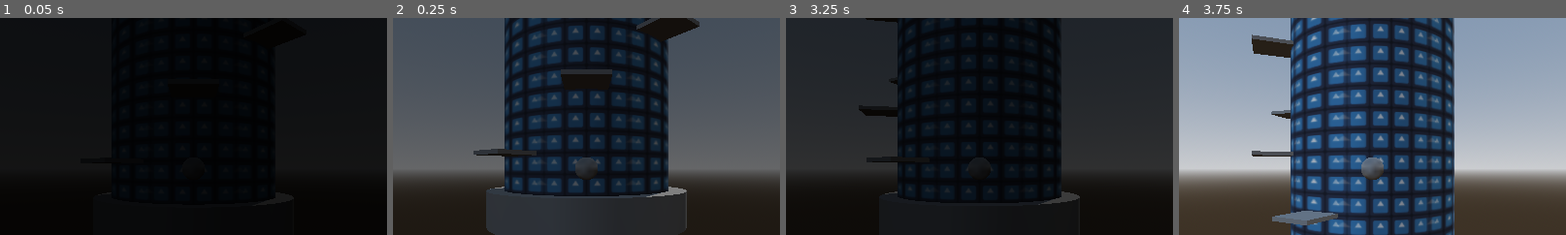
Above: before the commit, frames 1-4 (left to right).
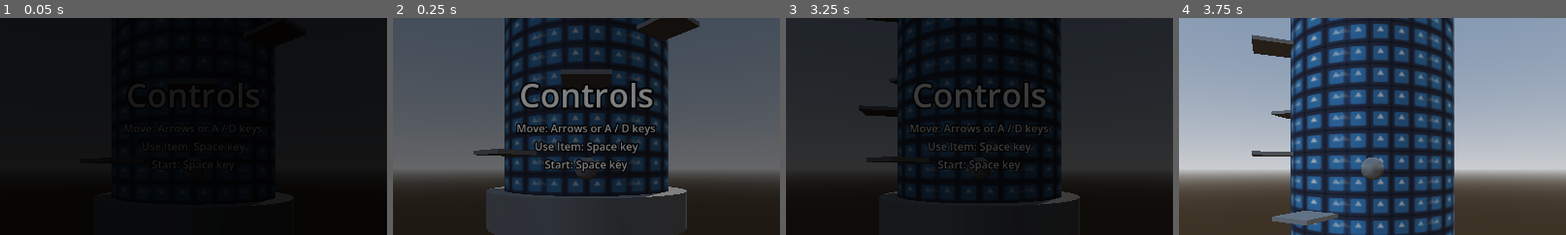
Above: after the commit, the same moments.

Repository: safgd/Infinite-Jump-Game
Game: Godot game, scene res://Scenes/game.tscn
The game is run twice, just before and just after one commit, with the same random seed, the same clock (stepped at 60 frames per second) and the same inputs. The engine's default icon, where the game draws it, is replaced by a stand-in: a white triangle on a blue panel in a dark square.
Inputs:
- Up to frame 1 (0.05 s): no input
- Up to frame 2 (0.25 s): no input
- Up to frame 3 (3.25 s): tap Enter (ui_accept) at 0.5, 0.6, 0.77, 1.07, 1.35, 1.52, 1.82, 2.1, 2.85, 3.02 s; hold Right (ui_right) 0.53-1.28 s; hold Down (ui_down) 1.28-2.03 s; hold Right (ui_right) 2.03-2.78 s; hold Up (ui_up) from 2.78 s (still down)
- Up to frame 4 (3.75 s): tap Enter (ui_accept) at 3.32, 3.6 s; release Up (ui_up) at 3.53 s; hold Left (ui_left) from 3.53 s (still down)
The pictures show only the part of the screen within x 25-75%, y 15-65%; the shares and areas given below are measured in that part.

The runs differ from the first frame. In frame 2, 4.4% of the frame differs, in the area x 31-68%, y 29-72%; in frame 3, 2.8%; in frame 4, nothing differs.

Commit message:
added a start prompt showing the controls, added alternative control sceme: A / D keys for movement

Diff:
--- /dev/null
+++ b/Assets/UI/label_settings.tres
@@ -0,0 +1,5 @@
+[gd_resource type="LabelSettings" format=3 uid="uid://bw1ojxluf53br"]
+
+[resource]
+outline_size = 7
+outline_color = Color(0, 0, 0, 1)
--- a/Scenes/game_ui.tscn
+++ b/Scenes/game_ui.tscn
@@ -1,6 +1,12 @@
 [gd_scene format=3 uid="uid://bxts7e6b3p2jk"]
 
 [ext_resource type="Script" uid="uid://cg5icy5iel4d5" path="res://Scripts/game_ui.gd" id="1_gek4i"]
+[ext_resource type="LabelSettings" uid="uid://bw1ojxluf53br" path="res://Assets/UI/label_settings.tres" id="2_bw2rt"]
+
+[sub_resource type="LabelSettings" id="LabelSettings_xjnnq"]
+font_size = 49
+outline_size = 10
+outline_color = Color(0, 0, 0, 1)
 
 [node name="Game UI" type="CanvasLayer" unique_id=531651677]
 script = ExtResource("1_gek4i")
@@ -14,6 +20,43 @@
 1: "1 Extra Jump",
 2: "Low Gravity"
 })
+
+[node name="Start VBox" type="VBoxContainer" parent="." unique_id=867180432]
+anchors_preset = 8
+anchor_left = 0.5
+anchor_top = 0.5
+anchor_right = 0.5
+anchor_bottom = 0.5
+offset_left = -106.0
+offset_top = -143.565
+offset_right = 106.0
+offset_bottom = 5.435028
+grow_horizontal = 2
+grow_vertical = 2
+
+[node name="Label" type="Label" parent="Start VBox" unique_id=2134757977]
+layout_mode = 2
+text = "Controls"
+label_settings = SubResource("LabelSettings_xjnnq")
+horizontal_alignment = 1
+
+[node name="Label2" type="Label" parent="Start VBox" unique_id=2113356487]
+layout_mode = 2
+text = "Move: Arrows or A / D keys"
+label_settings = ExtResource("2_bw2rt")
+horizontal_alignment = 1
+
+[node name="Label3" type="Label" parent="Start VBox" unique_id=1203325578]
+layout_mode = 2
+text = "Use Item: Space key"
+label_settings = ExtResource("2_bw2rt")
+horizontal_alignment = 1
+
+[node name="Label4" type="Label" parent="Start VBox" unique_id=772887259]
+layout_mode = 2
+text = "Start: Space key"
+label_settings = ExtResource("2_bw2rt")
+horizontal_alignment = 1
 
 [node name="Collectable VBox" type="VBoxContainer" parent="." unique_id=637718823]
 offset_right = 85.0
--- a/Scripts/game_ui.gd
+++ b/Scripts/game_ui.gd
@@ -2,6 +2,7 @@
 extends CanvasLayer
 
 signal blend_out_finished
+@onready var start_v_box: VBoxContainer = $"Start VBox"
 
 @onready var blending_color_rect: ColorRect = $"Blending ColorRect"
 @export var blend_duration: float = 0.5
@@ -13,6 +14,9 @@
 
 func _ready() -> void:
 	blend_in_game()
+
+func hide_start_prompt()->void:
+	start_v_box.hide()
 
 func blend_in_game()->void:
 	if tween:
--- a/Scripts/player.gd
+++ b/Scripts/player.gd
@@ -31,6 +31,7 @@
 
 	# Handle jump.
 	if not started and Input.is_action_just_pressed("ui_accept"):
+		ui.hide_start_prompt()
 		jump()
 		started = true
 		if base:
@@ -49,11 +50,12 @@
 
 	# Get the input direction and handle the movement/deceleration.
 	# As good practice, you should replace UI actions with custom gameplay actions.
-	var input_dir := Input.get_vector("ui_left", "ui_right", "ui_up", "ui_down")
-	input_dir.y = 0.0
-	var direction := (transform.basis * Vector3(input_dir.x, 0, input_dir.y)).normalized()
-	if direction:
-		map_to_rotate.rotation_degrees.y +=  -direction.x * speed * delta
+	if started:
+		var input_dir := Input.get_vector("ui_left", "ui_right", "ui_up", "ui_down")
+		input_dir.y = 0.0
+		var direction := (transform.basis * Vector3(input_dir.x, 0, input_dir.y)).normalized()
+		if direction:
+			map_to_rotate.rotation_degrees.y +=  -direction.x * speed * delta
 
 	move_and_slide()
 
--- a/project.godot
+++ b/project.godot
@@ -15,6 +15,25 @@
 config/features=PackedStringArray("4.6", "GL Compatibility")
 config/icon="res://icon.svg"
 
+[input]
+
+ui_left={
+"deadzone": 0.5,
+"events": [Object(InputEventKey,"resource_local_to_scene":false,"resource_name":"","device":0,"window_id":0,"alt_pressed":false,"shift_pressed":false,"ctrl_pressed":false,"meta_pressed":false,"pressed":false,"keycode":4194319,"physical_keycode":0,"key_label":0,"unicode":0,"location":0,"echo":false,"script":null)
+, Object(InputEventJoypadButton,"resource_local_to_scene":false,"resource_name":"","device":-1,"button_index":13,"pressure":0.0,"pressed":false,"script":null)
+, Object(InputEventJoypadMotion,"resource_local_to_scene":false,"resource_name":"","device":-1,"axis":0,"axis_value":-1.0,"script":null)
+, Object(InputEventKey,"resource_local_to_scene":false,"resource_name":"","device":-1,"window_id":0,"alt_pressed":false,"shift_pressed":false,"ctrl_pressed":false,"meta_pressed":false,"pressed":false,"keycode":0,"physical_keycode":65,"key_label":0,"unicode":97,"location":0,"echo":false,"script":null)
+]
+}
+ui_right={
+"deadzone": 0.5,
+"events": [Object(InputEventKey,"resource_local_to_scene":false,"resource_name":"","device":0,"window_id":0,"alt_pressed":false,"shift_pressed":false,"ctrl_pressed":false,"meta_pressed":false,"pressed":false,"keycode":4194321,"physical_keycode":0,"key_label":0,"unicode":0,"location":0,"echo":false,"script":null)
+, Object(InputEventJoypadButton,"resource_local_to_scene":false,"resource_name":"","device":-1,"button_index":14,"pressure":0.0,"pressed":false,"script":null)
+, Object(InputEventJoypadMotion,"resource_local_to_scene":false,"resource_name":"","device":-1,"axis":0,"axis_value":1.0,"script":null)
+, Object(InputEventKey,"resource_local_to_scene":false,"resource_name":"","device":-1,"window_id":0,"alt_pressed":false,"shift_pressed":false,"ctrl_pressed":false,"meta_pressed":false,"pressed":false,"keycode":0,"physical_keycode":68,"key_label":0,"unicode":100,"location":0,"echo":false,"script":null)
+]
+}
+
 [physics]
 
 3d/physics_engine="Jolt Physics"
